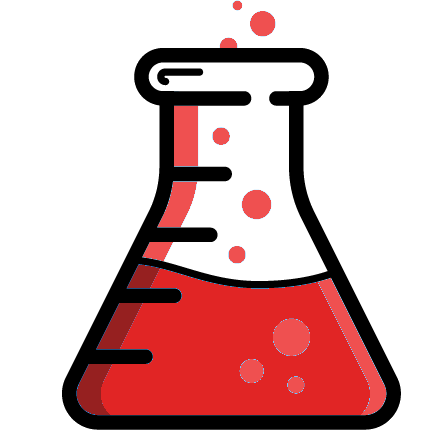
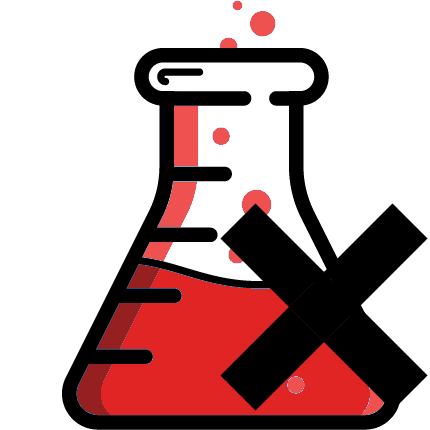
The second (430, 430) image is a revision of the first. Changes to its layers:
added layer "error.png" above "test.png" over [left=220, top=203, right=428, bottom=411]
